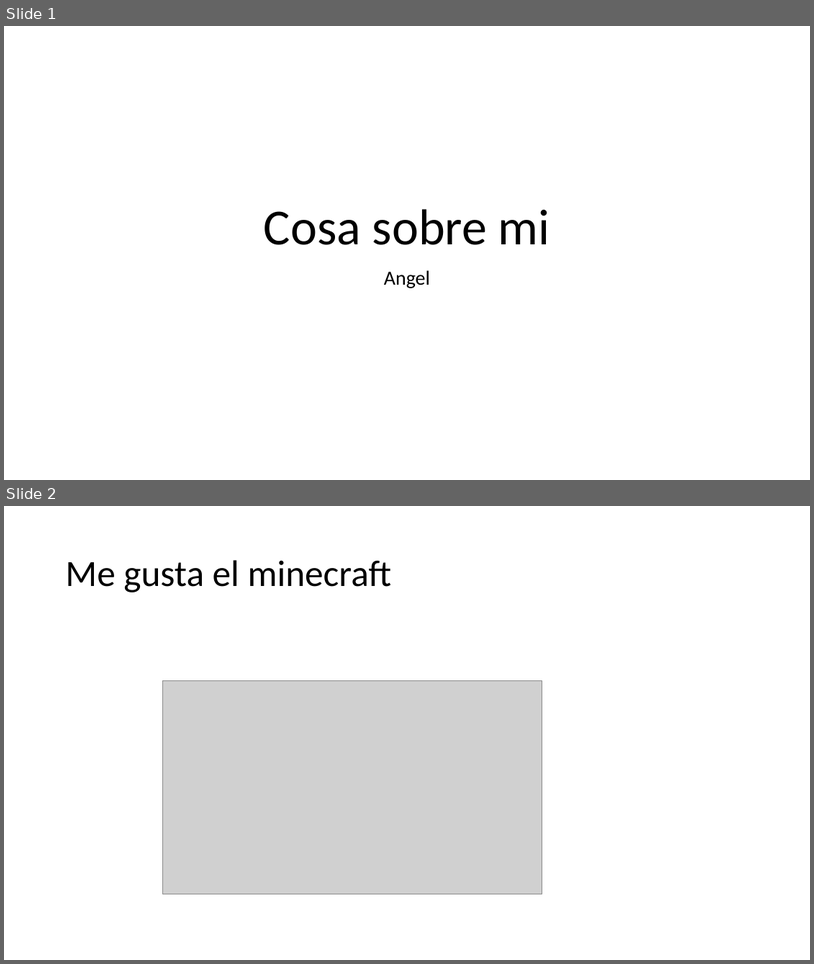
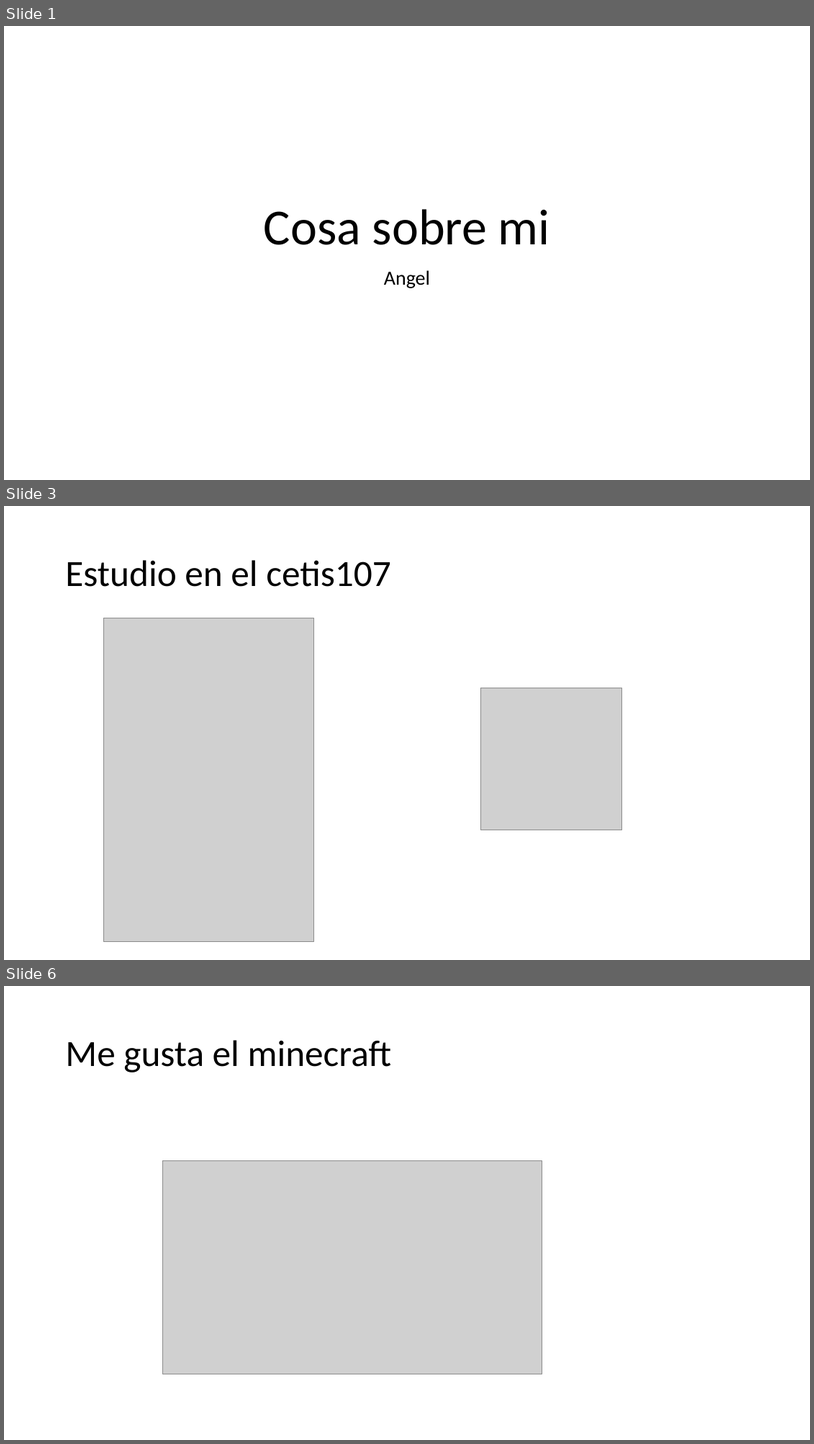
Before and after one commit to angelzzz2/culturadigital2, a slide deck: Parcial 1/Practica 2 parcial 1.pptx. Shown one above the other, each under a label of ours: slides 1 and 2 before the commit, slides 1, 3 and 6 after it; the slides between them are not shown. The pictures are 814x964 and 814x1444 pixels, drawn with LibreOffice and Linux fonts; fonts in the diff are those of the drawing; grey boxes stand for pictures. Boxes give left, top, right and bottom in pixels: in the first picture for what was removed or moved away, otherwise in the second. Text is boxed around its words. In the diff, an @@ line names an element or a change of style, - is before the commit and + after.

```diff
--- a/Parcial 1/Practica 2 parcial 1.pptx
+++ b/Parcial 1/Practica 2 parcial 1.pptx
@@ slide 3 added at (4, 506, 810, 960), background #FFFFFF @@
@@ title added at (65, 560, 391, 587), 44 pt, text #000000 @@
+Estudio en el cetis107
@@ picture added at (104, 618, 314, 942) @@
@@ picture added at (481, 688, 622, 830) @@
@@ what was slide 2 is now slide 6 @@
```
Also in this commit, not shown: 3 other slides added.
